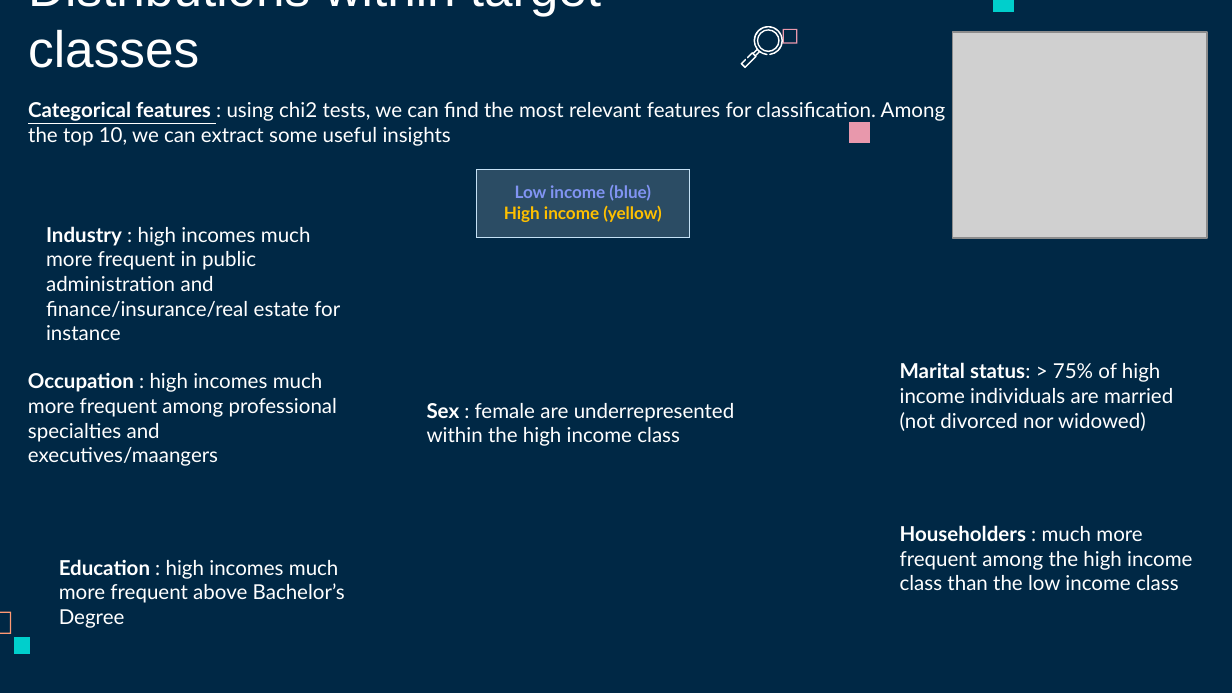
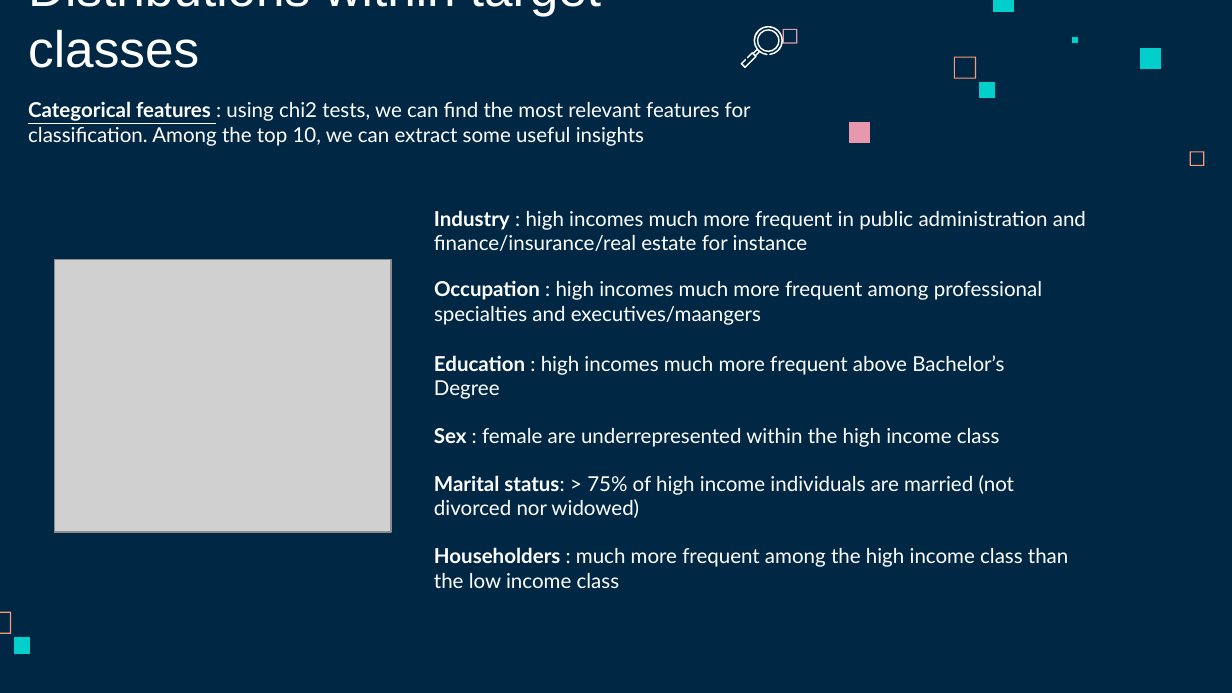
Before and after one commit to jboistard/dataiku_assessment, a slide deck: slide 5 of dataiku_tech_assessment_JBoistard.pptx. Drawn at 1232x693 pixels with LibreOffice and Linux fonts; fonts in the diff are those of the drawing; grey boxes stand for pictures. Boxes give left, top, right and bottom in pixels: in the first picture for what was removed or moved away, otherwise in the second. Text is boxed around its words. In the diff, an @@ line names an element or a change of style, - is before the commit and + after.

```diff
--- a/dataiku_tech_assessment_JBoistard.pptx
+++ b/dataiku_tech_assessment_JBoistard.pptx
@@ freeform shape added at (1072, 37, 1078, 43), fill #00CFCC @@
@@ freeform shape added at (1141, 48, 1162, 69), fill #00CFCC @@
@@ text "Categorical features : using chi2 ..." rewrapped from (28, 101, 945, 146) to (28, 101, 751, 146) @@
@@ freeform shape added at (978, 81, 994, 97), fill #00CFCC @@
@@ rectangle removed at (476, 169, 689, 238) @@
-Low income (blue)
-High income (yellow)
@@ freeform shape added at (1190, 152, 1205, 166), fill #FF9973 @@
@@ text "Industry : high incomes much ..." rewrapped from (46, 226, 340, 340) to (434, 210, 1086, 251) @@
@@ picture: place and size @@
-picture at (952, 32, 1207, 238)
+picture at (54, 260, 391, 532)
@@ text "Occupation : high incomes much ..." rewrapped from (28, 373, 337, 466) to (434, 281, 1042, 325) @@
@@ text "Education : high incomes much ..." rewrapped from (59, 559, 345, 628) to (434, 355, 1004, 399) @@
@@ text "Sex : female are underrepresented ..." rewrapped from (427, 403, 735, 446) to (434, 428, 1000, 447) @@
@@ text "Marital status: > 75% of ..." rewrapped from (900, 362, 1173, 431) to (434, 475, 1015, 518) @@
@@ text "Householders : much more frequent ..." rewrapped from (900, 525, 1192, 590) to (434, 547, 1068, 588) @@
```
Also in this commit, not shown: 1 slide added, 1 slide removed, 1 other file.
